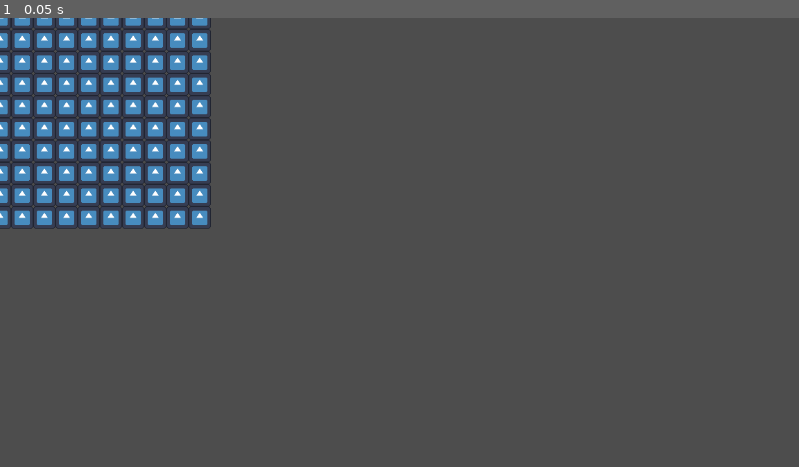
Above: before the commit, frame 1.
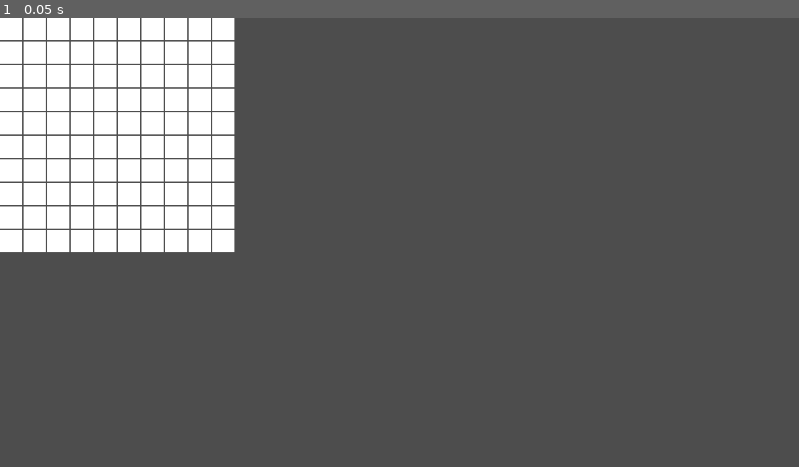
Above: after the commit, the same moment.

Repository: yoel2810/Path-Finding-Algorithm-Visualizer
Game: Godot game, scene res://Scenes/Grid.tscn
The game is run twice, just before and just after one commit, with the same random seed, the same clock (stepped at 60 frames per second) and the same inputs. Before the commit the project starts from res://Scenes/Main.tscn. The engine's default icon, where the game draws it, is replaced by a stand-in: a white triangle on a blue panel in a dark square.
Inputs:
- Up to frame 1 (0.05 s): no input

The runs differ from the first frame. In frame 1, 15% of the frame differs, in the area x 0-30%, y 0-53%.

Commit message:
Delete Main.gd and Main.tscn, update main_scene in project.godot

Diff:
--- a/Scenes/Main.gd
+++ b/Scenes/Grid.gd
@@ -3,6 +3,7 @@
 var grid_size: Vector2 = Vector2(10, 10)
 var cell_size: Vector2 = Vector2(32, 32)
 var grid: Array = []
+const GAP: int = 2
 
 
 func _ready() -> void:
@@ -19,17 +20,13 @@
 func create_grid_cell(x: int, y: int) -> Control:
 	var cell: Control = Control.new()
 	cell.size = cell_size
-	cell.position = Vector2(x * cell_size.x, y * cell_size.y)
-
-	# Customize the appearance of the cell (e.g., add a Sprite)
+	cell.position = Vector2(x * (cell_size.x + GAP), y * (cell_size.y + GAP)) + cell_size / 2
 	var sprite: Sprite2D = Sprite2D.new()
-	sprite.texture = load("res://icon.svg")
+	sprite.texture = load("res://Assets/white.png")
 	cell.add_child(sprite)
 	sprite.scale = Vector2(
 		cell_size.x / sprite.texture.get_width(), cell_size.y / sprite.texture.get_height()
 	)
-
-	# Add the cell as a child of the main node
 	add_child(cell)
 
 	return cell
--- /dev/null
+++ b/Scenes/Grid.tscn
@@ -0,0 +1,6 @@
+[gd_scene load_steps=2 format=3 uid="uid://db4a1o42yh7cl"]
+
+[ext_resource type="Script" path="res://Scenes/Grid.gd" id="1_7o6yh"]
+
+[node name="Grid" type="Node2D"]
+script = ExtResource("1_7o6yh")
--- a/Scenes/Main.tscn
+++ /dev/null
@@ -1,6 +0,0 @@
-[gd_scene load_steps=2 format=3 uid="uid://db4a1o42yh7cl"]
-
-[ext_resource type="Script" path="res://Scenes/Main.gd" id="1_o30d7"]
-
-[node name="Main" type="Node2D"]
-script = ExtResource("1_o30d7")
--- a/project.godot
+++ b/project.godot
@@ -11,7 +11,7 @@
 [application]
 
 config/name="Path Finding Algorithm Visualizer"
-run/main_scene="res://Scenes/Main.tscn"
+run/main_scene="res://Scenes/Grid.tscn"
 config/features=PackedStringArray("4.2", "Mobile")
 config/icon="res://icon.svg"
 
Binary file added: Assets/white.png
Not shown, added: Assets/white.png.import
